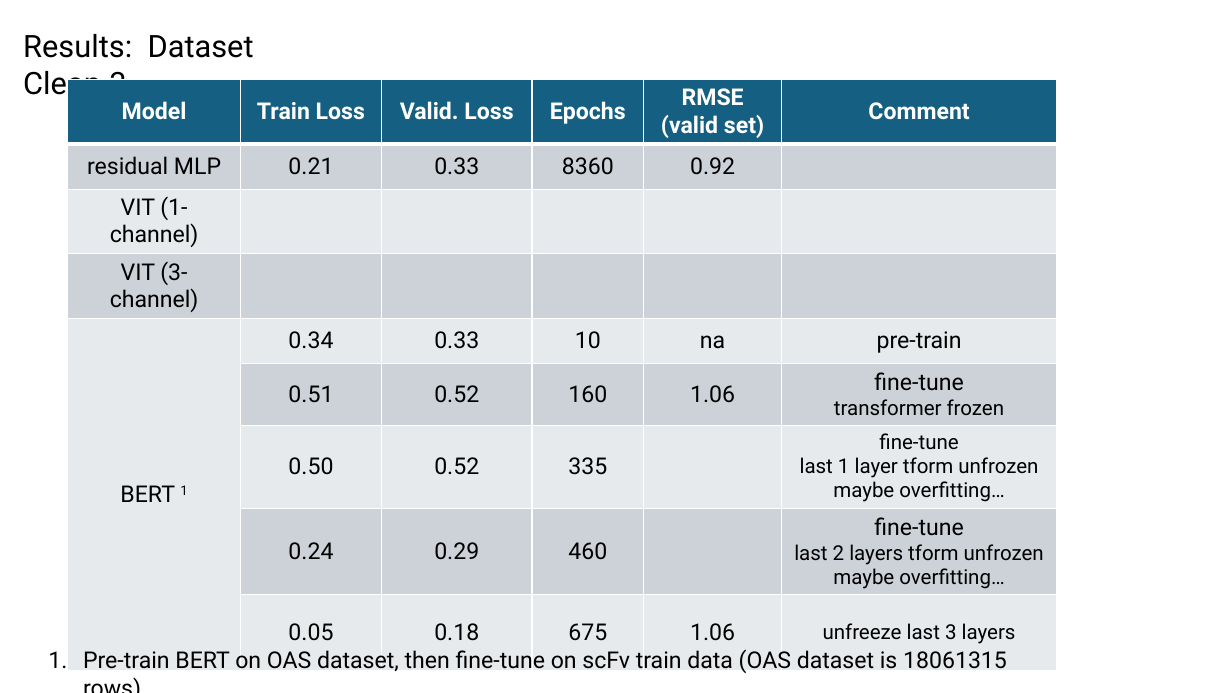
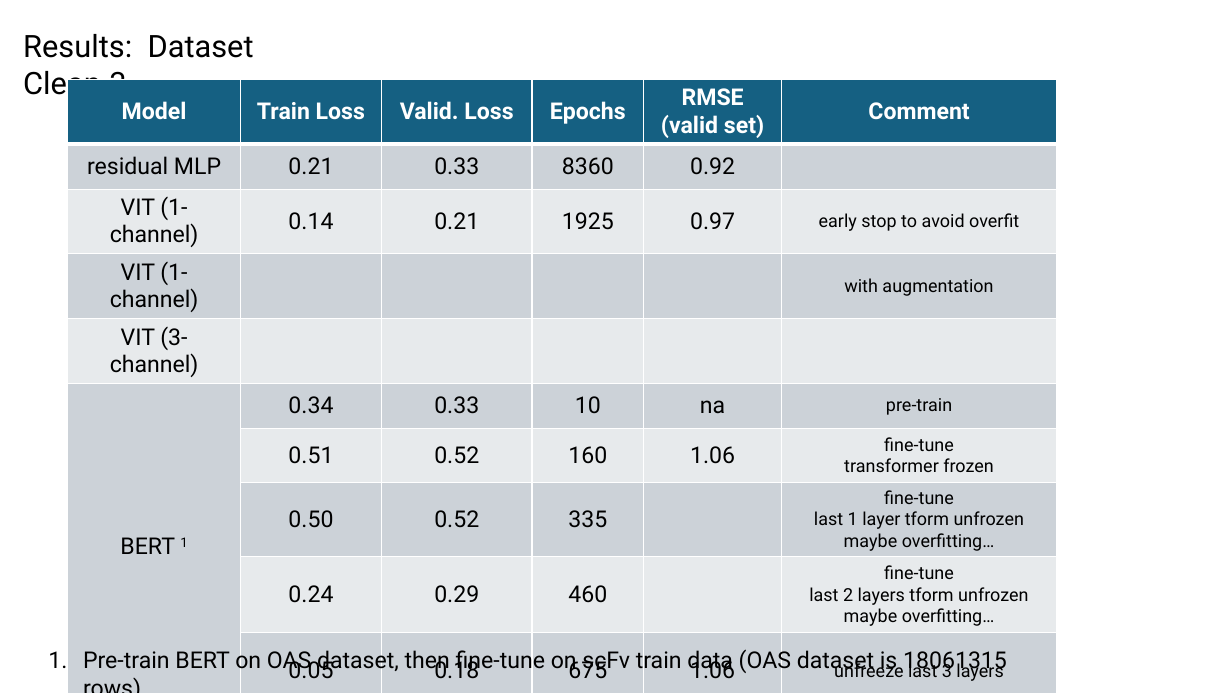
Before and after one commit to planaria158/BERT-antibody-antigen-binding-energy, a slide deck: slide 14 of Homework-aAlphaBio.pptx (slide 15 before the commit). Drawn at 1232x693 pixels with LibreOffice and Linux fonts; fonts in the diff are those of the drawing. Boxes give left, top, right and bottom in pixels: in the first picture for what was removed or moved away, otherwise in the second. Text is boxed around its words. In the diff, an @@ line names an element or a change of style, - is before the commit and + after.

```diff
--- a/Homework-aAlphaBio.pptx
+++ b/Homework-aAlphaBio.pptx
@@ table at box(67, 79, 1057, 685) @@
-row 3: VIT (1-channel) |  |  |  |  | 
+row 3: VIT (1-channel) | 0.14 | 0.21 | 1925 | 0.97 | early stop to avoid overfit
+row 4: VIT (1-channel) |  |  |  |  | with augmentation
```
Also in this commit, not shown: 6 other slides changed, 3 slides added, 2 slides removed.
